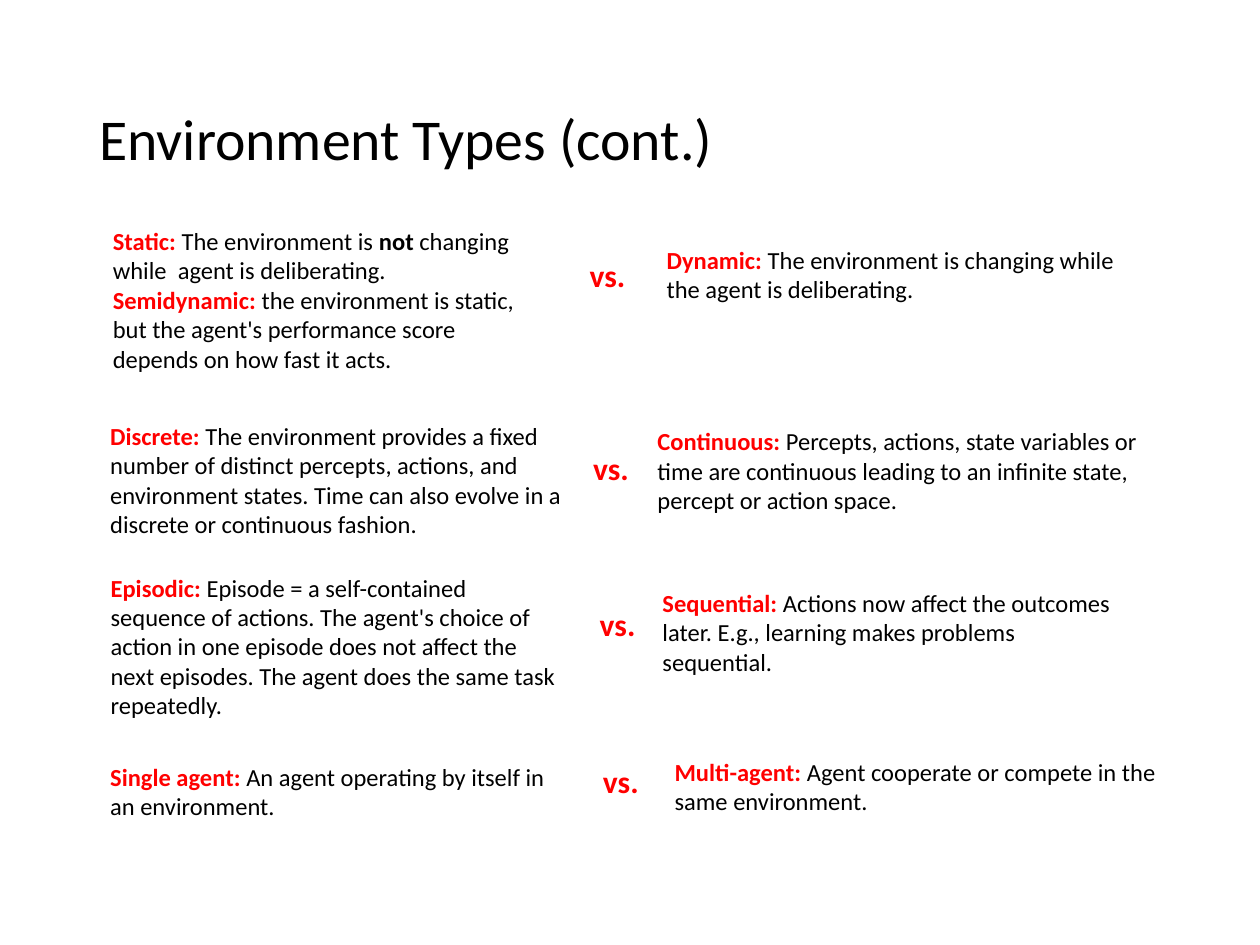
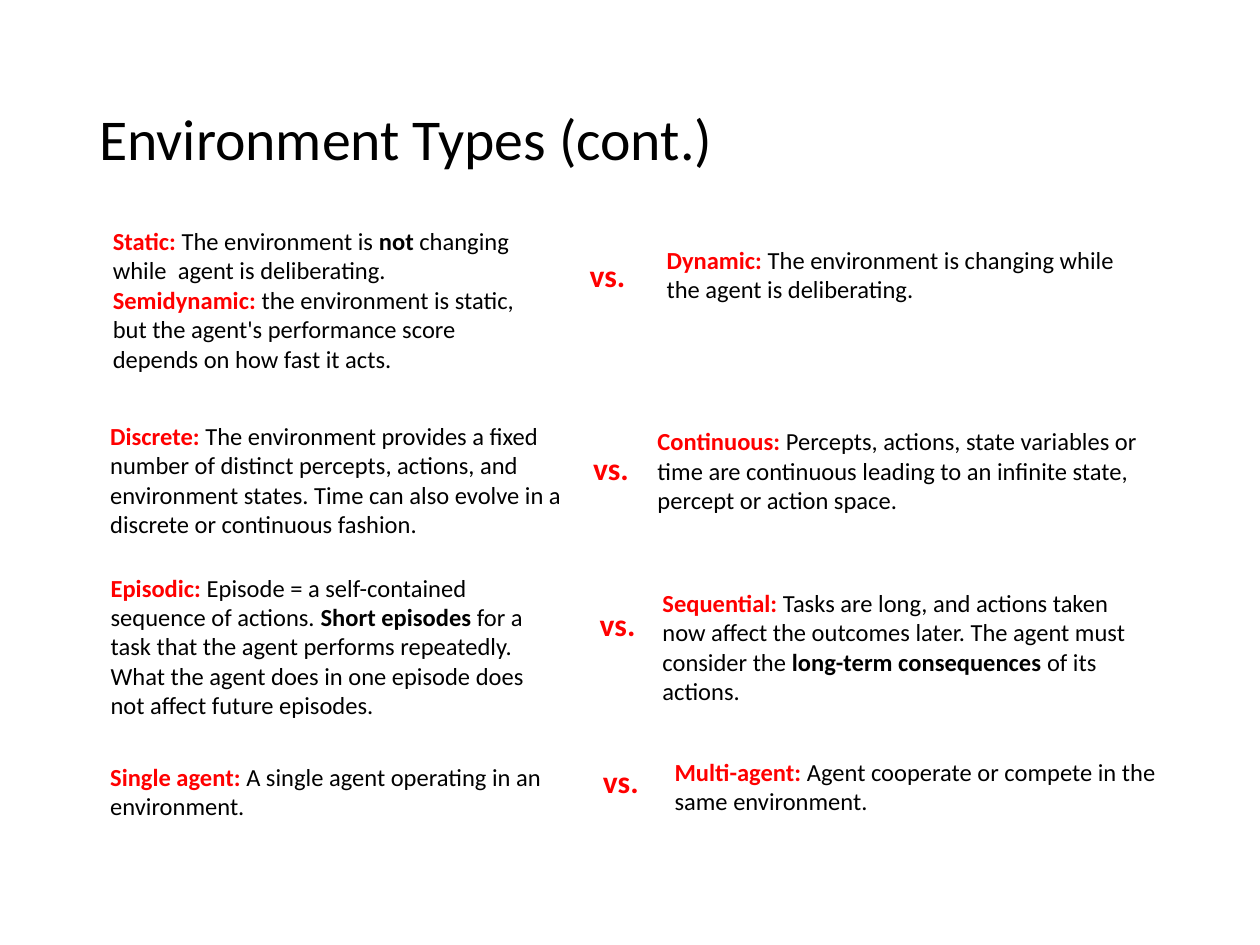
Before and after one commit to mhahsler/CS7320-AI, a slide deck: slide 18 of slides/02_agents.pptx. Drawn at 1260x945 pixels with LibreOffice and Linux fonts; fonts in the diff are those of the drawing. Boxes give left, top, right and bottom in pixels: in the first picture for what was removed or moved away, otherwise in the second. Text is boxed around its words. In the diff, an @@ line names an element or a change of style, - is before the commit and + after.

Commit message:
clariefied episodic vs sequential environment.

```diff
--- a/slides/02_agents.pptx
+++ b/slides/02_agents.pptx
@@ text at <box>111,579,524,718</box>: text changed @@
-Episodic: Episode = a self-contained sequence of actions. The agent's choice of action in one episode does not affect the next episodes. The agent does the same task repeatedly.
+Episodic: Episode = a self-contained sequence of actions. Short episodes for a task that the agent performs repeatedly. What the agent does in one episode does not affect future episodes.
@@ text at <box>662,594,1125,701</box>: text changed @@
-Sequential: Actions now affect the outcomes later. E.g., learning makes problems sequential.
+Sequential: Tasks are long, and actions taken now affect the outcomes later. The agent must consider the long-term consequences of its actions.
@@ text at <box>110,768,541,815</box>: text changed @@
-Single agent: An agent operating by itself in an environment.
+Single agent: A single agent operating in an environment.
```
Also in this commit, not shown: 2 other slides changed, 1 other file.
